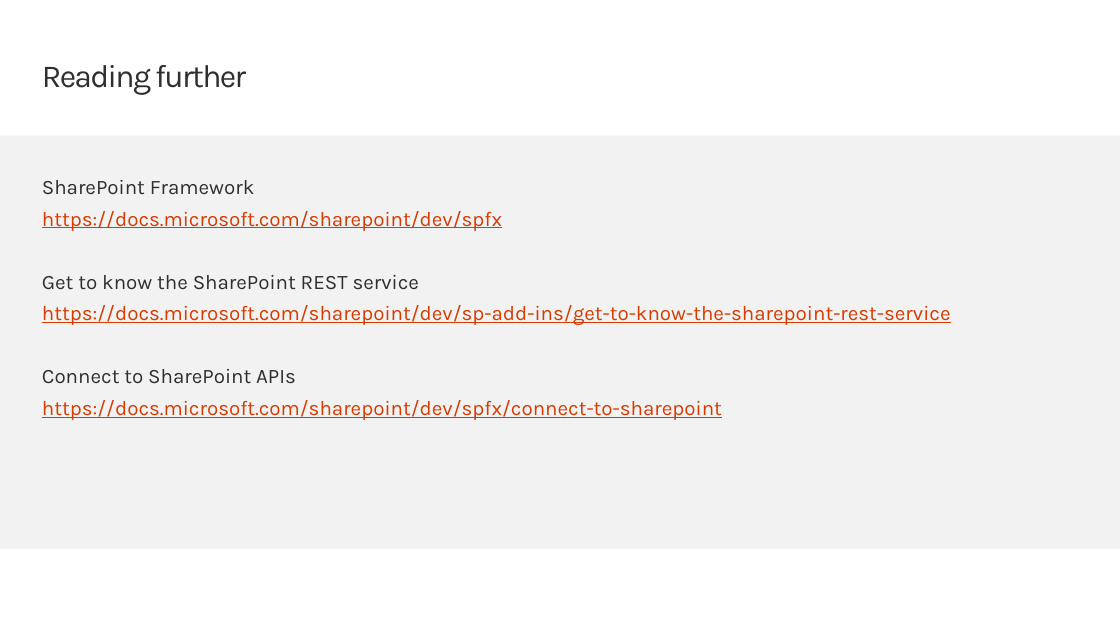
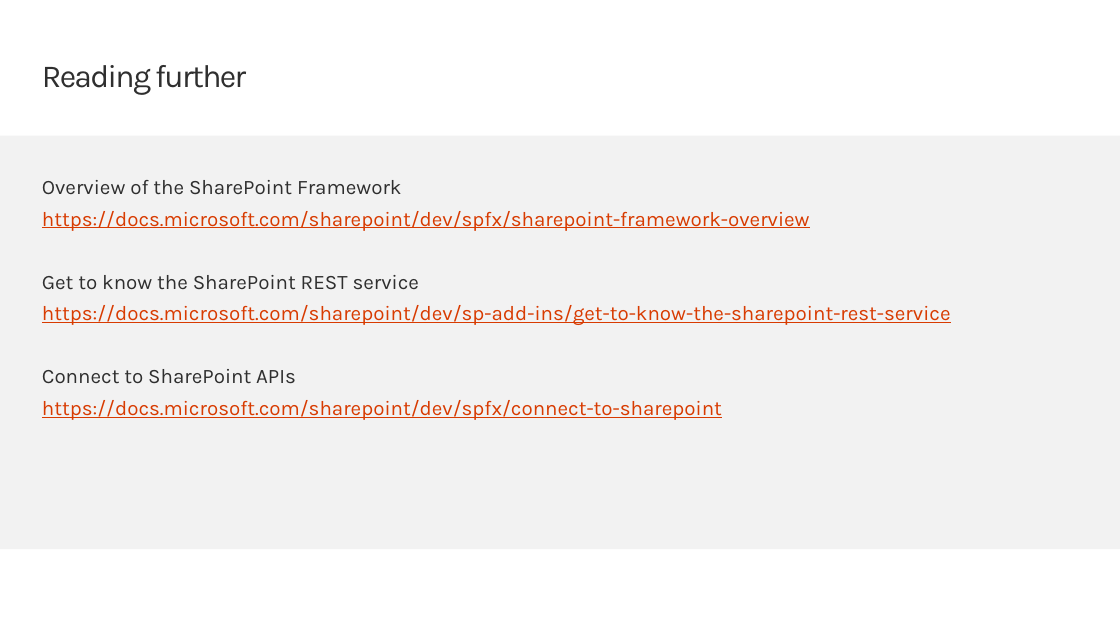
Before and after one commit to SharePoint/sp-dev-training-spfx-spcontent, a slide deck: slide 8 of 03 mock-data.pptx. Drawn at 1120x630 pixels with LibreOffice and Linux fonts; fonts in the diff are those of the drawing; background and template pictures are left out. Boxes give left, top, right and bottom in pixels: in the first picture for what was removed or moved away, otherwise in the second. Text is boxed around its words. In the diff, an @@ line names an element or a change of style, - is before the commit and + after.

Commit message:
Fix link in Demo 3 slide deck

```diff
--- a/03 mock-data.pptx
+++ b/03 mock-data.pptx
@@ text at (x1=42, y1=180, x2=810, y2=231): text changed @@
-SharePoint Framework
-https://docs.microsoft.com/sharepoint/dev/spfx
+Overview of the SharePoint Framework
+https://docs.microsoft.com/sharepoint/dev/spfx/sharepoint-framework-overview
```
